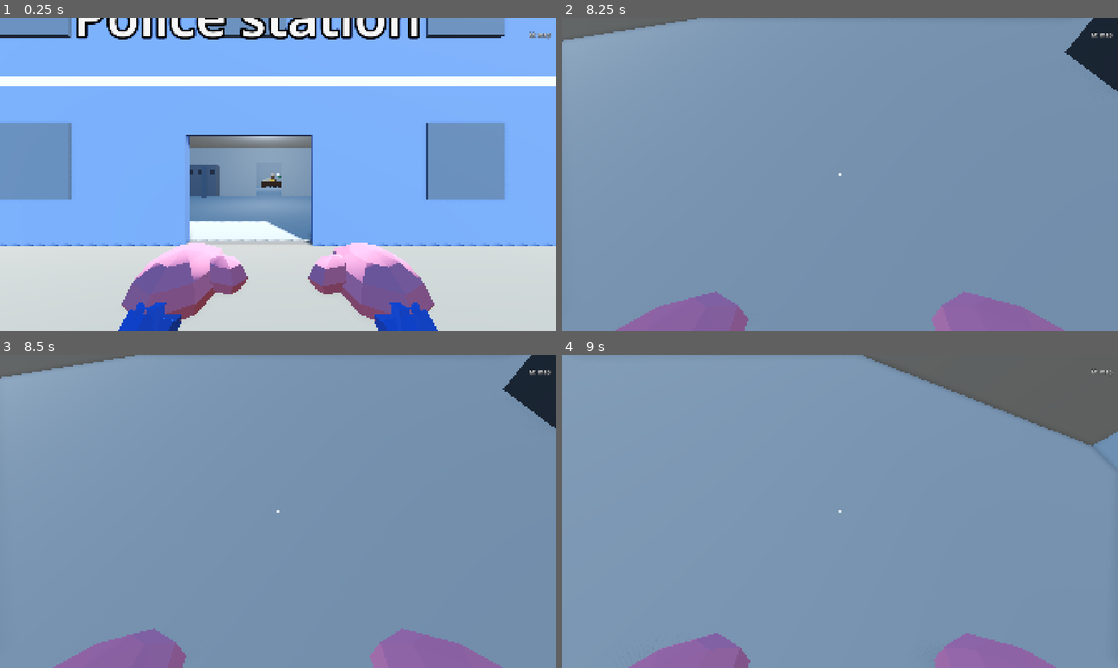
Above: before the commit, frames 1-4 (two rows, left to right).
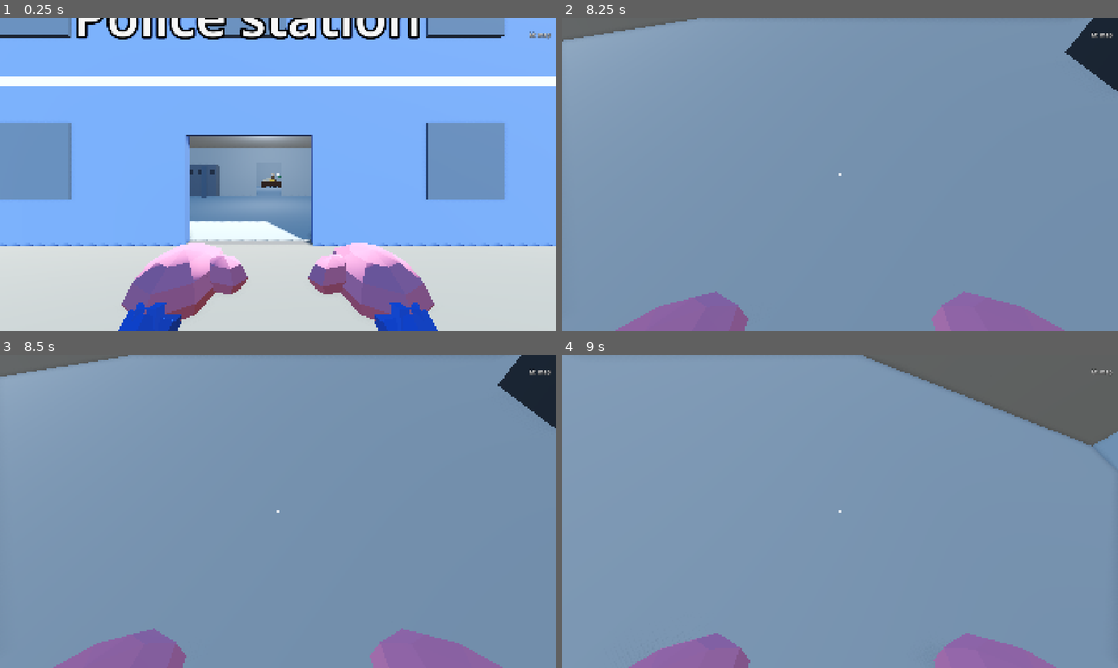
Above: after the commit, the same moments.

Repository: cristiangelini/BPD
Game: Godot game, scene res://scenes/levels/groomer.tscn
Same seed, same stepped clock (60 frames per second), same inputs: the game is played once before the commit and once after it. This scene is started directly instead of the project's main scene.
Inputs (mouse positions are in pixels of both pictures, inside the frame that each line leads up to):
- Up to frame 1 (0.25 s): no input
- Up to frame 2 (8.25 s): tap Enter at 0.5 s; move the mouse to (812, 237) at 0.52 s; hold R (ask) 0.53-1.28 s; hold W (move_forward) 0.53-2.78 s; click (812, 237) at 0.67 s; tap Space (jump) at 0.77, 1.07, 1.52, 1.82, 3.02, 3.32, 3.77, 4.07, 4.52, 4.82, 5.3, 5.85, 6.02, 6.32, 6.77, 7.07, 7.52, 7.82 s; tap Q (checklist) at 0.8, 1.35, 6.8, 7.35 s; move the mouse to (878, 177) at 1.27 s; tap G (drop) at 1.55, 7.55 s; move the mouse to (795, 171) at 2.02 s; hold G (drop) 2.03-2.78 s; click (795, 171) at 2.3 s; move the mouse to (845, 174) at 2.77 s; hold A (move_left) 2.78-3.53 s; click (845, 174) at 2.85 s; tap V (talk) at 3.05, 3.6 s; move the mouse to (817, 168) at 3.52 s; hold W (move_forward) 3.53-5.78 s; right-click (817, 168) at 3.8 s; move the mouse to (867, 174) at 4.27 s; right-click (867, 174) at 4.35 s; tap E (use) at 4.55 s; move the mouse to (812, 174) at 5.02 s; hold E (use) 5.03-5.78 s; click (812, 174) at 5.17 s; move the mouse to (851, 168) at 5.77 s; hold D (move_right) 5.78-6.53 s; tap R (ask) at 6.05 s; move the mouse to (834, 180) at 6.52 s; hold R (ask) 6.53-7.28 s; hold W (move_forward) from 6.53 s (still down); move the mouse to (878, 177) at 7.27 s; click (878, 177) at 7.42 s; move the mouse to (795, 171) at 8.02 s; hold Ctrl (crouch) from 8.03 s (still down)
- Up to frame 3 (8.5 s): keep holding W (move_forward); keep holding Ctrl (crouch); click (233, 508) at 8.3 s
- Up to frame 4 (9 s): move the mouse to (845, 511) at 8.77 s; release W (move_forward) at 8.78 s; release Ctrl (crouch) at 8.78 s; hold A (move_left) from 8.78 s (still down); tap G (drop) at 8.85 s

Frames 1-2 are identical in both runs. In frame 3, 0.2% of the frame differs, in the area x 0-96%, y 0-11%; in frame 4, nothing differs.

Commit message:
Pet salon: the poodle lady and Fifí
The lady waits in the reception and asks for her poodle with E; Fifí
waits in a barred cage until a cop takes her out, and bringing her to
the lady's arms gets the clue each story will set. Placeholder models
for the lady and the poodle from tools/modelgen.

Co-Authored-By: Claude Opus 5.5 (1M context) <noreply@anthropic.com>
Claude-Session: https://claude.ai/code/session_01UXwRy4nCUmp8Zcg5tBLZhH

Diff:
--- a/scripts/levels/groomer.gd
+++ b/scripts/levels/groomer.gd
@@ -6,7 +6,8 @@
 ## The salon is open; the storeroom ("Solo personal") and its back door to the yard are locked. The shampoo bottles
 ## and the collar vitrine break, each one a fine. Ramiro cuts dogs at the first table, watches what breaks and tells a
 ## dog's life to whoever sits in the waiting armchair with one (step 2). Six dogs roam the salon and the yard, follow
-## whoever has something in hand and hide small things in the doghouse (step 3). The stories come next.
+## whoever has something in hand and hide small things in the doghouse (step 3). The poodle lady waits in the
+## reception for Fifí, caged in the back, and tells what she saw when she gets her (step 4). The stories come next.
 ## Every number here is (propuesta).
 
 const DOOR_SCENE := preload("res://scenes/props/front_door.tscn")
@@ -14,6 +15,9 @@
 const COLLAR_SCENE := preload("res://scenes/props/dog_collar.tscn")
 const GROOMER_SCENE := preload("res://scenes/npc/dog_groomer.tscn")
 const DOG_SCENE := preload("res://scenes/npc/dog.tscn")
+const LADY_AT := Vector3(-5.2, FLOOR_TOP, 6.3)
+## Fifí's cage: lower row, third from the west wall (one with bars).
+const POODLE_CAGE := Vector2i(2, 0)
 const HALF_X := 8.0
 ## The lot runs from -HALF_Z to HALF_Z; the building covers its front from BACK_Z on, the yard the rest.
 const HALF_Z := 7.0
@@ -118,6 +122,8 @@
 var ramiro: DogGroomer
 var armchair: WaitingArmchair
 var dogs: Array[Dog] = []
+var lady: PoodleLady
+var poodle: Dog
 var _build: PlaceBuilder
 @onready var car: PatrolCar = $PatrolCar
 
@@ -234,7 +240,7 @@
 		for i in CAGE_XS.size():
 			var at := Vector3(CAGE_XS[i], FLOOR_TOP + level * CAGE_STEP, CAGE_Z)
 			_build.open_box(at, CAGE_SIZE, "+z", STEEL)
-			if OPEN_CAGES.has(Vector2i(i, level)):
+			if OPEN_CAGES.has(Vector2i(i, level)) or Vector2i(i, level) == POODLE_CAGE:
 				continue
 			# A dog waiting its turn behind the bars (only the look: the loose ones are Dog bodies).
 			var caged: Node3D = Dog.MODELS[(i + level * 3) % Dog.MODELS.size()].instantiate()
@@ -325,6 +331,19 @@
 		add_child(dog)
 		dog.barked.connect(ramiro.dog_barked)
 		dogs.append(dog)
+	poodle = DOG_SCENE.instantiate()
+	poodle.poodle = true
+	poodle.caged = true
+	poodle.position = Vector3(CAGE_XS[POODLE_CAGE.x], FLOOR_TOP + POODLE_CAGE.y * CAGE_STEP + 0.07, CAGE_Z)
+	poodle.areas = DOG_AREAS
+	poodle.den = DOGHOUSE_AT
+	poodle.floor_y = FLOOR_TOP
+	add_child(poodle)
+	poodle.barked.connect(ramiro.dog_barked)
+	lady = PoodleLady.new()
+	lady.position = LADY_AT
+	lady.rotation.y = PI
+	add_child(lady)
 
 
 func _on_fragile_broken(at: Vector3) -> void:
--- a/scripts/npc/dog.gd
+++ b/scripts/npc/dog.gd
@@ -34,11 +34,16 @@
 	preload("res://assets/models/dog_2.glb"), preload("res://assets/models/dog_3.glb"),
 	preload("res://assets/models/dog_4.glb"), preload("res://assets/models/dog_5.glb"),
 ]
+const POODLE_MODEL := preload("res://assets/models/dog_poodle.glb")
 
 enum State { WANDER, FOLLOW, FETCH, CARRY }
 
 ## Its coat (one of MODELS).
 @export var coat := 0
+## Fifí, the poodle lady's dog (PoodleLady), with her own look.
+@export var poodle := false
+## Waiting in a cage: it stays put until a cop takes it out, then it roams like the others.
+@export var caged := false
 ## Where it wanders (floor rectangles of the salon, as Rect2 in x/z) and where it hides what it takes, set by the salon.
 var areas: Array[Rect2] = []
 var den: Vector3
@@ -67,7 +72,7 @@
 	axis_lock_angular_x = true
 	axis_lock_angular_y = true
 	axis_lock_angular_z = true
-	_model = MODELS[coat % MODELS.size()].instantiate()
+	_model = (POODLE_MODEL if poodle else MODELS[coat % MODELS.size()]).instantiate()
 	add_child(_model)
 	body_entered.connect(_on_body_entered)
 	_goal = global_position
@@ -102,6 +107,9 @@
 		_drop()
 		target = null
 		state = State.WANDER
+		caged = false
+		return
+	if caged:
 		return
 	_carry()
 	if absf(linear_velocity.y) > 0.5:
--- /dev/null
+++ b/scripts/npc/poodle_lady.gd
@@ -0,0 +1,130 @@
+class_name PoodleLady
+extends StaticBody3D
+
+## The poodle lady (docs/diseno/peluqueria.md, "La señora del caniche"), the salon's vecina: she waits in the reception
+## for Fifí, her poodle, who is still in a cage. E on her: she asks for Fifí. Bring the poodle close to her and she
+## takes it in her arms and tells what she saw (`clue`, set by the story). Every number here is (propuesta).
+
+## She asked for Fifí (the checklist can show the errand).
+signal asked
+## She got Fifí back and told what she saw: the checklist line, already translated.
+signal told(text: String)
+
+const MODEL := preload("res://assets/models/npc_senora.glb")
+## Fifí reaches her arms from this close (dropped, thrown or carried up to her).
+const ARMS_RANGE := 1.3
+## She calls cops closer than this, every CALL_EVERY seconds, until someone talks to her.
+const CALL_RANGE := 7.0
+const CALL_EVERY := 10.0
+## Where she holds Fifí, from her feet.
+const ARMS := Vector3(0, 0.75, 0.45)
+
+## The checklist line for what she saw, and the longer thing she says (both translated, set by the story).
+var clue := ""
+var clue_speech := ""
+var was_asked := false
+var returned := false
+var poodle: Dog
+var _since_call := CALL_EVERY
+var _bubble: Label3D
+
+
+func _ready() -> void:
+	collision_layer = 8
+	var shape := CollisionShape3D.new()
+	var capsule := CapsuleShape3D.new()
+	capsule.radius = 0.45
+	capsule.height = 1.7
+	shape.shape = capsule
+	shape.position.y = 0.85
+	add_child(shape)
+	add_child(MODEL.instantiate())
+	var arms := Area3D.new()
+	arms.name = "Arms"
+	arms.collision_layer = 0
+	arms.collision_mask = 4
+	var reach := CollisionShape3D.new()
+	var ball := SphereShape3D.new()
+	ball.radius = ARMS_RANGE
+	reach.shape = ball
+	reach.position = Vector3(0, 0.8, 0.3)
+	arms.add_child(reach)
+	arms.body_entered.connect(_on_arms_entered)
+	add_child(arms)
+	_bubble = Label3D.new()
+	_bubble.position = Vector3(0, 2.15, 0)
+	_bubble.billboard = BaseMaterial3D.BILLBOARD_ENABLED
+	_bubble.pixel_size = 0.004
+	_bubble.outline_size = 10
+	_bubble.font_size = 40
+	_bubble.width = 700.0
+	_bubble.autowrap_mode = TextServer.AUTOWRAP_WORD_SMART
+	_bubble.hide()
+	add_child(_bubble)
+
+
+func prompt_key(_cop: Cop) -> String:
+	return "PROMPT_LADY"
+
+
+## E on her: the first time she asks for Fifí; once she has her, she repeats what she saw.
+func use(_cop: Cop) -> void:
+	if returned:
+		_say(clue_speech if clue_speech != "" else "LADY_THANKS", 6.0)
+		return
+	_say("LADY_WAITING" if was_asked else "LADY_ASK", 5.0)
+	if not was_asked:
+		was_asked = true
+		asked.emit()
+
+
+## Fifí reaches her: whoever holds her lets go, she takes her in her arms and tells.
+func take(dog: Dog) -> void:
+	if returned:
+		return
+	returned = true
+	was_asked = true
+	for cop in get_tree().get_nodes_in_group("cops"):
+		var grabber := cop.get_node_or_null("Grabber")
+		if grabber and grabber.held == dog:
+			grabber.release()
+	poodle = dog
+	dog.remove_from_group("dogs")
+	dog.set_physics_process(false)
+	dog.freeze = true
+	dog.collision_layer = 0
+	dog.collision_mask = 0
+	dog.global_transform = global_transform.translated_local(ARMS)
+	# Facing the same way she does, in her arms.
+	dog._model.rotation.y = 0.0
+	_say(clue_speech if clue_speech != "" else "LADY_THANKS", 8.0)
+	told.emit(clue)
+
+
+func _physics_process(delta: float) -> void:
+	if poodle:
+		poodle.global_transform = global_transform.translated_local(ARMS)
+	if was_asked:
+		return
+	_since_call += delta
+	if _since_call < CALL_EVERY:
+		return
+	for cop in get_tree().get_nodes_in_group("cops"):
+		if (cop as Node3D).global_position.distance_to(global_position) <= CALL_RANGE:
+			_since_call = 0.0
+			_say("LADY_CALL")
+			return
+
+
+func _on_arms_entered(body: Node3D) -> void:
+	if body is Dog and (body as Dog).poodle:
+		take(body as Dog)
+
+
+func _say(text: String, seconds := 3.0) -> void:
+	_bubble.text = text
+	_bubble.show()
+	var said := text
+	get_tree().create_timer(seconds).timeout.connect(func() -> void:
+		if _bubble.text == said:
+			_bubble.hide())
--- /dev/null
+++ b/tests/unit/test_poodle_lady.gd
@@ -0,0 +1,66 @@
+extends GutTest
+
+## The poodle lady and Fifí (docs/diseno/peluqueria.md, step 4).
+
+const GROOMER_SCENE := preload("res://scenes/levels/groomer.tscn")
+
+
+func _groomer() -> Groomer:
+	var groomer: Groomer = GROOMER_SCENE.instantiate()
+	groomer.get_node("Cop").input_enabled = false
+	add_child_autofree(groomer)
+	return groomer
+
+
+func test_fifi_waits_in_her_cage_until_a_cop_takes_her_out() -> void:
+	var groomer := _groomer()
+	await wait_physics_frames(10)
+	var start := groomer.poodle.global_position
+	await wait_seconds(2.0)
+	assert_lt(groomer.poodle.global_position.distance_to(start), 0.05, "she stays in the cage")
+	assert_true(groomer.poodle.caged)
+	var cop: Cop = groomer.get_node("Cop")
+	cop.get_node("Grabber").grab(groomer.poodle)
+	await wait_physics_frames(2)
+	assert_false(groomer.poodle.caged, "out of the cage, she's a loose dog")
+
+
+func test_the_lady_asks_for_fifi_once() -> void:
+	var groomer := _groomer()
+	var cop: Cop = groomer.get_node("Cop")
+	await wait_physics_frames(2)
+	watch_signals(groomer.lady)
+	groomer.lady.use(cop)
+	groomer.lady.use(cop)
+	assert_signal_emit_count(groomer.lady, "asked", 1)
+	assert_true(groomer.lady.was_asked)
+
+
+func test_bringing_fifi_gets_the_clue() -> void:
+	var groomer := _groomer()
+	var cop: Cop = groomer.get_node("Cop")
+	await wait_physics_frames(5)
+	groomer.lady.clue = "CLUE_TEST"
+	watch_signals(groomer.lady)
+	cop.global_position = groomer.lady.global_position + Vector3(0, 0.1, -2.5)
+	cop.get_node("Grabber").grab(groomer.poodle)
+	groomer.poodle.global_position = cop.global_position + Vector3(0, 1.0, 0.5)
+	# Carried up to her: once in her arms' reach, she takes her.
+	for i in 60:
+		cop.global_position.z += 0.03
+		await wait_physics_frames(1)
+		if groomer.lady.returned:
+			break
+	assert_true(groomer.lady.returned, "Fifí reached her arms")
+	assert_signal_emitted_with_parameters(groomer.lady, "told", ["CLUE_TEST"])
+	assert_null(cop.get_node("Grabber").held, "the cop let go")
+	assert_false(groomer.poodle.is_in_group("dogs"), "in her arms she's not a loose dog anymore")
+
+
+func test_other_dogs_are_not_fifi() -> void:
+	var groomer := _groomer()
+	await wait_physics_frames(5)
+	var dog := groomer.dogs[0]
+	dog.global_position = groomer.lady.global_position + Vector3(0, 0.5, -0.8)
+	await wait_physics_frames(10)
+	assert_false(groomer.lady.returned)
--- a/translations/texts.csv
+++ b/translations/texts.csv
@@ -364,3 +364,8 @@
 PROMPT_DOG,Clic: alzar al perro,Click: pick up the dog,Clique: pegar o cachorro no colo
 PROMPT_HOLDING_DOG,Suelta el clic: bajarlo · Clic derecho: tirarlo (ladra) · Rueda: acercar o alejar,Release click: put it down · Right click: throw it (it barks) · Wheel: closer or farther,Solte o clique: pôr no chão · Clique direito: jogar (ele late) · Roda: aproximar ou afastar
 GROOMER_DOG,"¡Ey, ey! ¡Con cuidado, que es un cliente!","Hey, hey! Careful, that's a customer!","Ei, ei! Cuidado, que é um cliente!"
+PROMPT_LADY,E: hablar con la señora del caniche,E: talk to the poodle lady,E: falar com a senhora do poodle
+LADY_ASK,"¡Oficial! Hace dos horas que espero a mi Fifí. Está en una jaula del fondo, ¿me la trae?","Officer! I've been waiting two hours for my Fifí. She's in a cage in the back, would you bring her?","Policial! Faz duas horas que espero a minha Fifí. Ela está numa gaiola dos fundos, pode trazê-la?"
+LADY_WAITING,"¿Y mi Fifí? Es la blanquita del moño rosa.",And my Fifí? She's the little white one with the pink bow.,E a minha Fifí? É a branquinha do laço rosa.
+LADY_THANKS,"¡Mi Fifí! Gracias, oficial. Yo no vi nada raro, eh.","My Fifí! Thank you, officer. I didn't see anything odd, though.","Minha Fifí! Obrigada, policial. Eu não vi nada estranho, viu."
+LADY_CALL,"¡Psst! ¡Oficial! ¿Me hace un favorcito?","Psst! Officer! Would you do me a little favor?","Psst! Policial! Me faz um favorzinho?"
Binary file added: assets/models/dog_poodle.glb
Not shown, added: assets/models/dog_poodle.glb.import
Binary file added: assets/models/npc_senora.glb
Not shown, added: assets/models/npc_senora.glb.import
Not shown, added: scripts/npc/poodle_lady.gd.uid
Not shown, added: tests/unit/test_poodle_lady.gd.uid
Not shown, changed: CHANGELOG.md
Not shown, changed: docs/diseno/peluqueria.md
Not shown, changed: tools/modelgen/models/groomer.js
Not shown, changed: tools/modelgen/models/npcs.js
